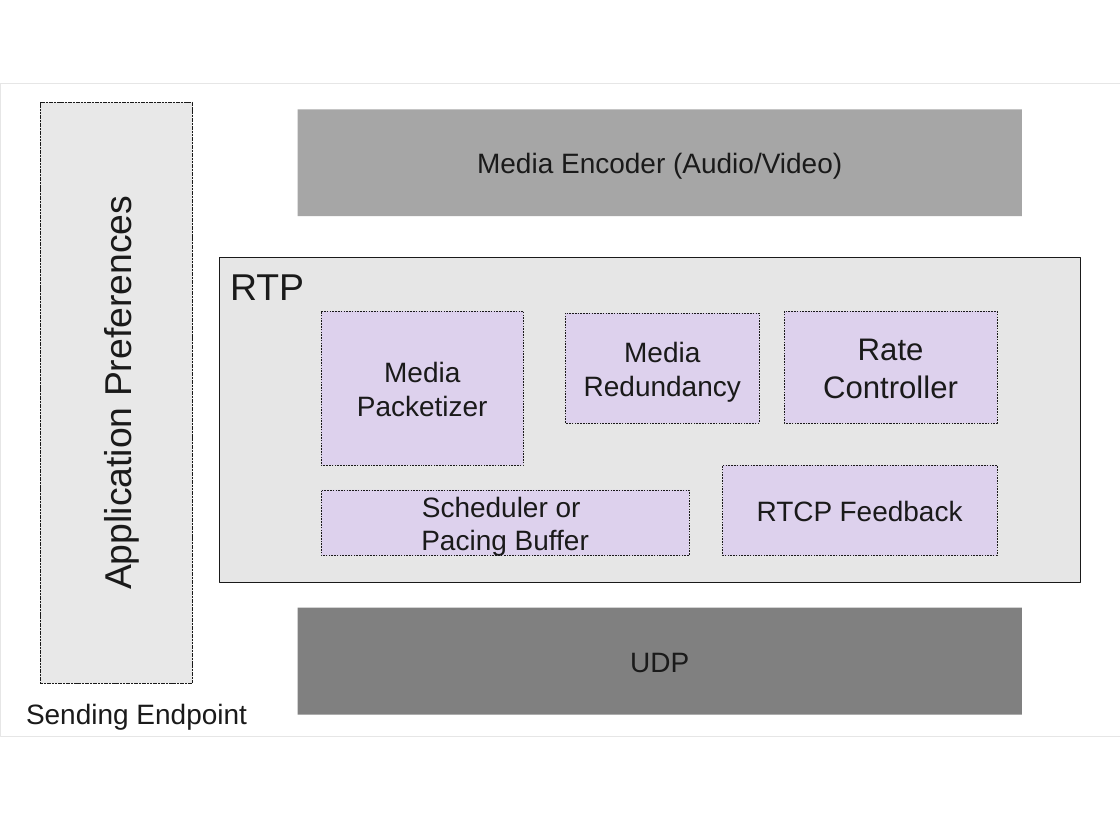
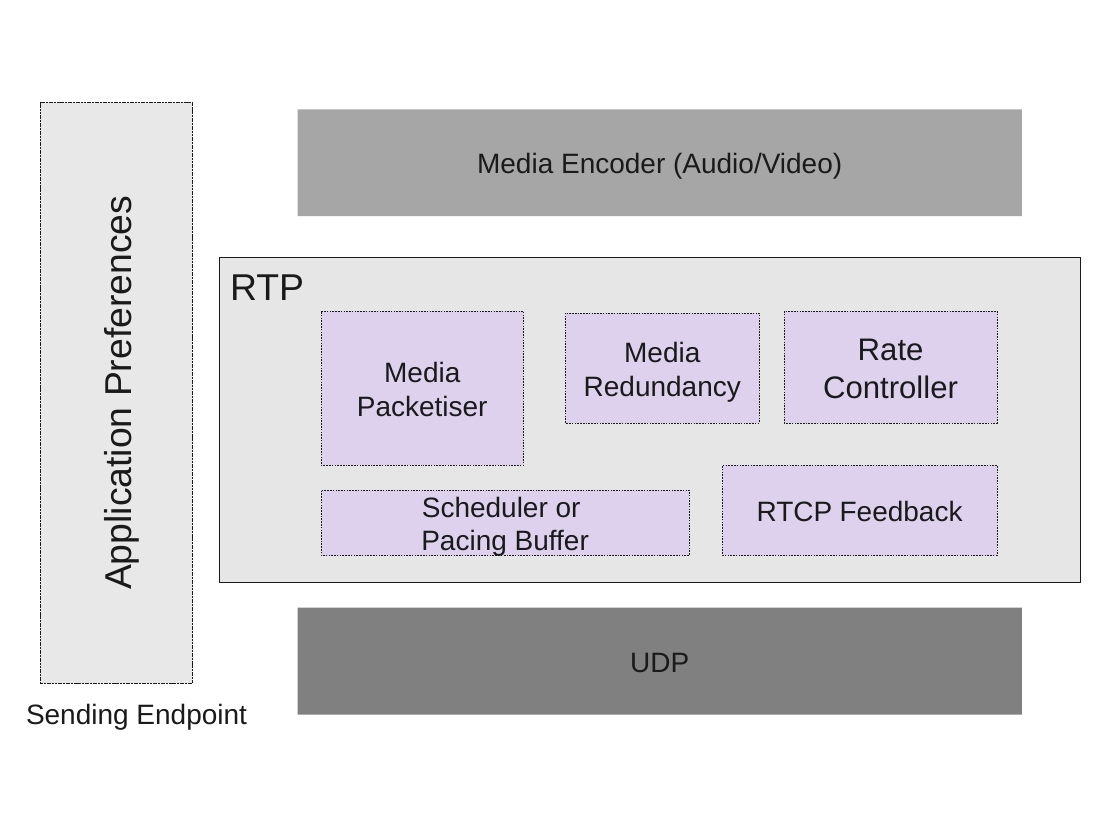
Before and after one commit to vr000m/PhD-thesis, a slide deck: slide 1 of graphs/source/media-app-stack.pptx. Drawn at 1120x840 pixels with LibreOffice and Linux fonts; fonts in the diff are those of the drawing. Boxes give left, top, right and bottom in pixels: in the first picture for what was removed or moved away, otherwise in the second. Text is boxed around its words. In the diff, an @@ line names an element or a change of style, - is before the commit and + after.

```diff
--- a/graphs/source/media-app-stack.pptx
+++ b/graphs/source/media-app-stack.pptx
@@ rectangle removed at (0, 84, 1120, 736) @@
@@ text in rectangle at (357, 361, 488, 417): text changed @@
-Media Packetizer
+Media Packetiser
```
Also in this commit, not shown: 1 other slide changed, 9 other files.
